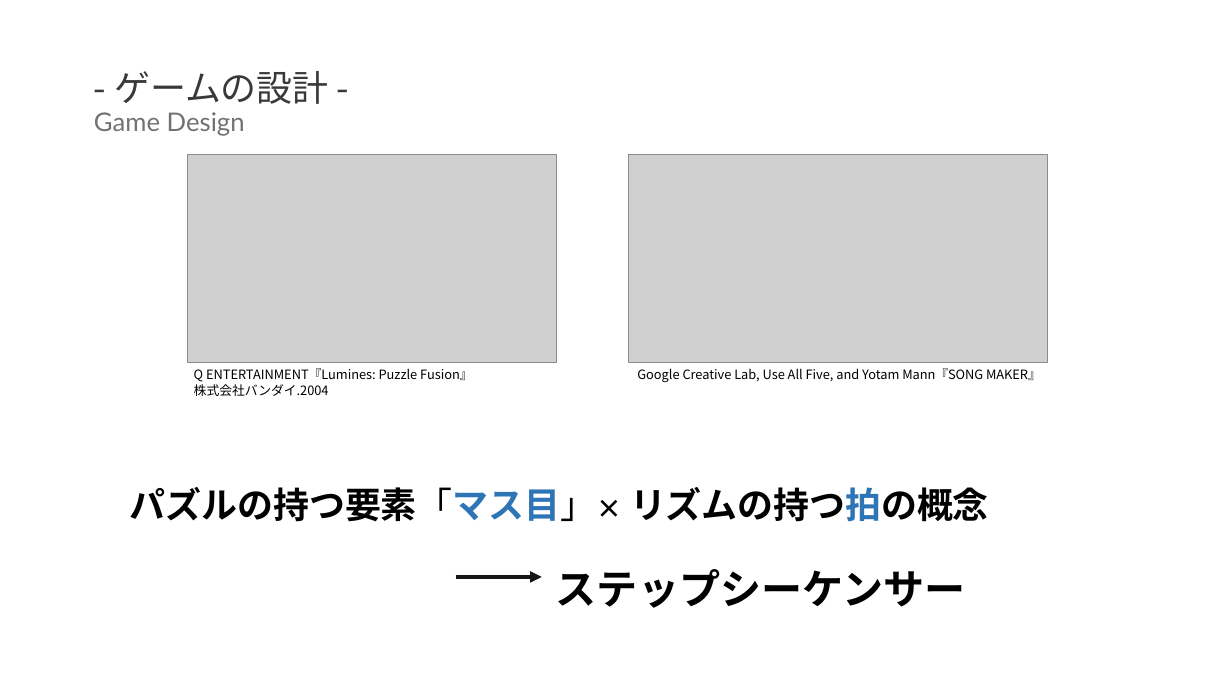
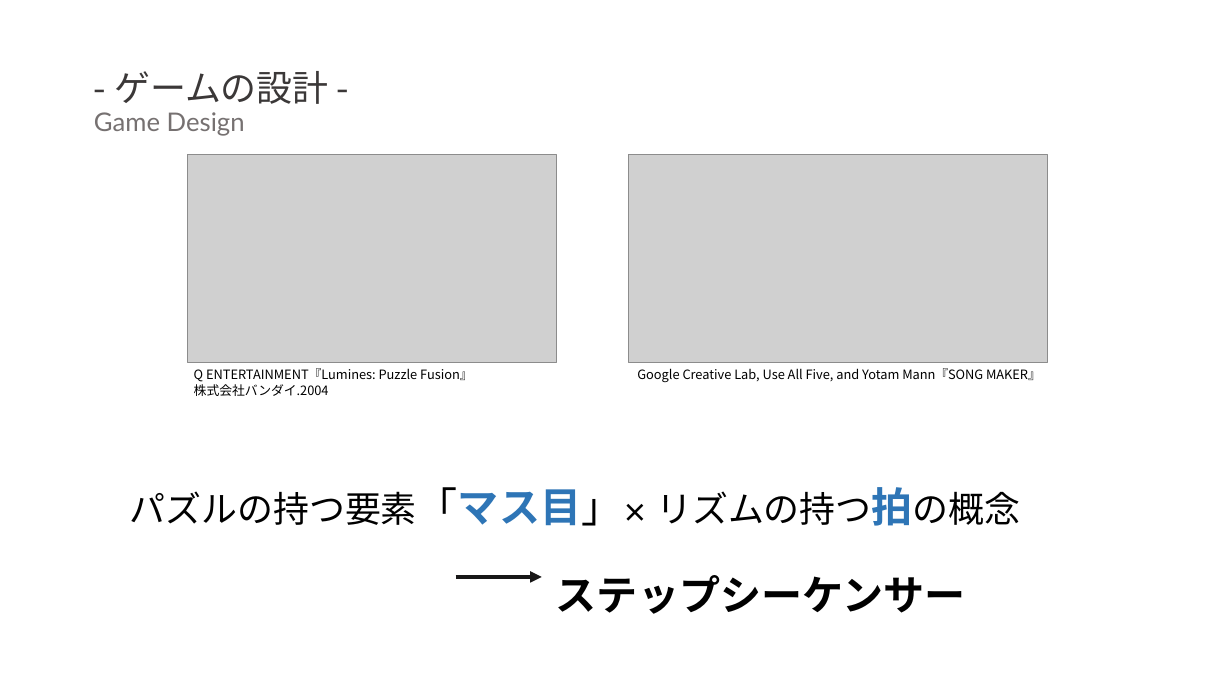
Before and after one commit to sakamana/PuzzleSoundGames, a slide deck: slide 9 of 卒研発表_佐久間.pptx. Drawn at 1232x693 pixels with LibreOffice and Linux fonts; fonts in the diff are those of the drawing; grey boxes stand for pictures. Boxes give left, top, right and bottom in pixels: in the first picture for what was removed or moved away, otherwise in the second. Text is boxed around its words. In the diff, an @@ line names an element or a change of style, - is before the commit and + after.

```diff
--- a/卒研発表_佐久間.pptx
+++ b/卒研発表_佐久間.pptx
@@ text at box(130, 487, 1021, 526): size 28 to 32 pt, bold off in "パズルの持つ要素「マス目」× リズムの持つ拍の概念" @@
```
Also in this commit, not shown: 7 other slides changed, 1 slide added.
